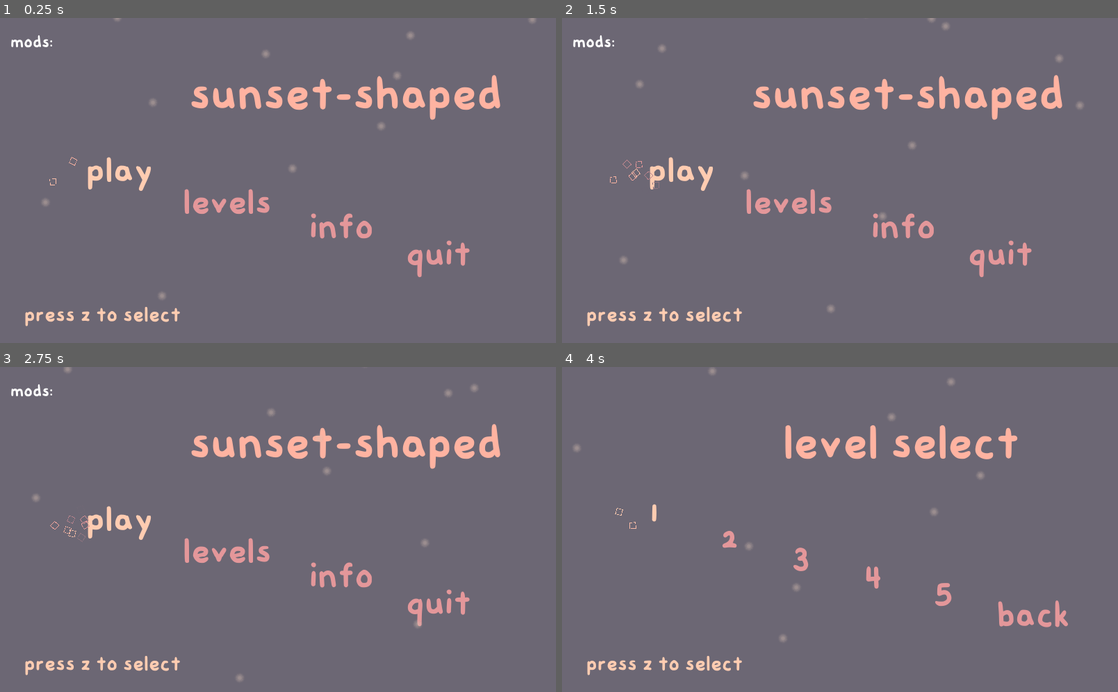
Above: before the commit, frames 1-4 (two rows, left to right).
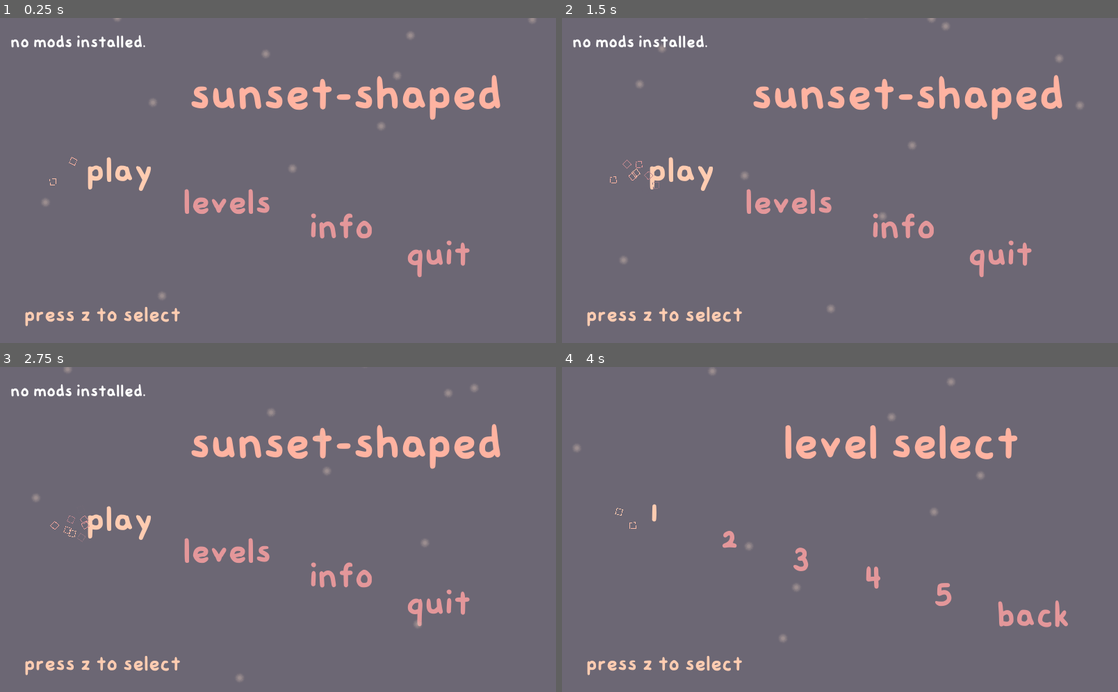
Above: after the commit, the same moments.

Repository: sunset-shaped/sunset-shaped
Game: Godot game, scene res://base.tscn
Two runs of this game, one before a commit and one after it. Both use one fixed random seed, a clock stepped at 60 frames per second and the inputs below.
Inputs:
- Up to frame 1 (0.25 s): no input
- Up to frame 2 (1.5 s): click "play" at 0.5 s; click "play" at 1.25 s
- Up to frame 3 (2.75 s): click "levels" at 2 s
- Up to frame 4 (4 s): click "info" at 2.75 s; tap Z (jump) at 3.5, 3.77 s; hold Right (right) from 3.53 s (still down)

The runs differ from the first frame. In frame 1, 0.4% of the frame differs, in the area x 2-27%, y 5-10%; in frame 2, 0.4%; in frame 3, 0.4%; in frame 4, nothing differs.

Commit message:
"no mods installed"

Diff:
--- a/base.gd
+++ b/base.gd
@@ -55,6 +55,9 @@
 		add_child(load("res://"+i+".tscn").instance())
 		modlist.bbcode_text += "\n"+i
 
+	if modlist.bbcode_text == "mods:":
+		modlist.bbcode_text = "no mods installed."
+
 
 
 
